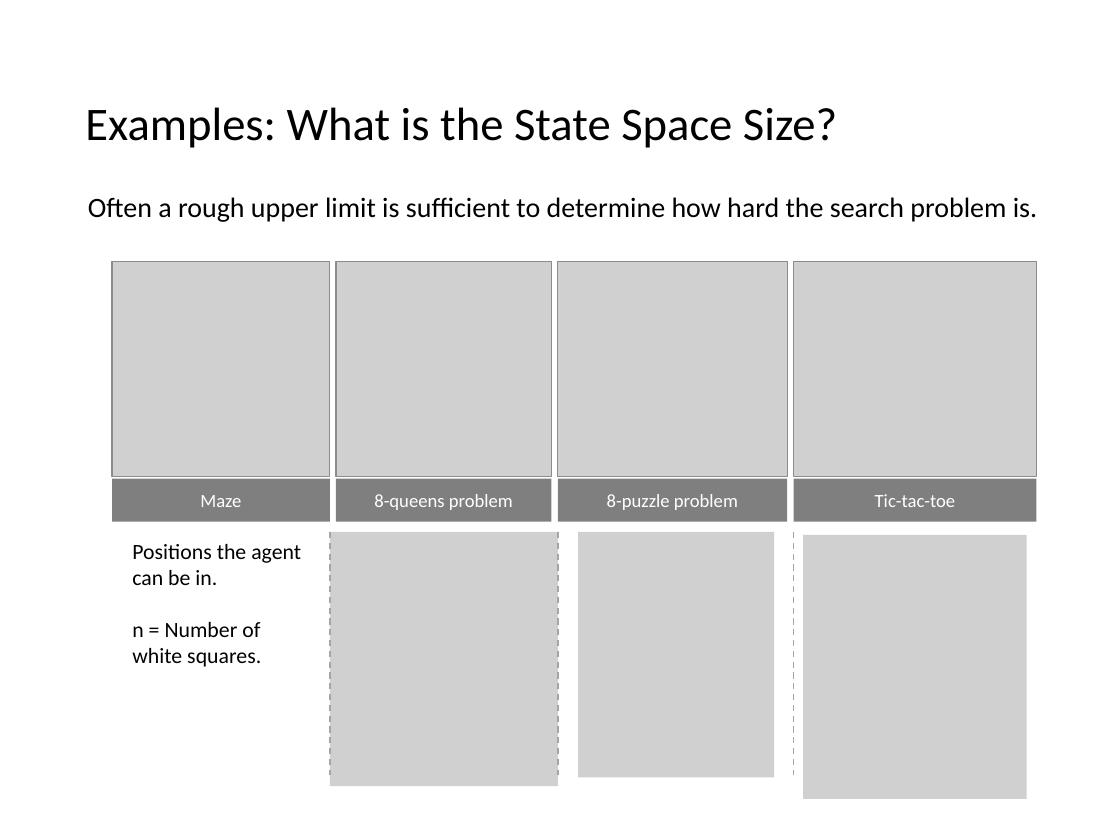
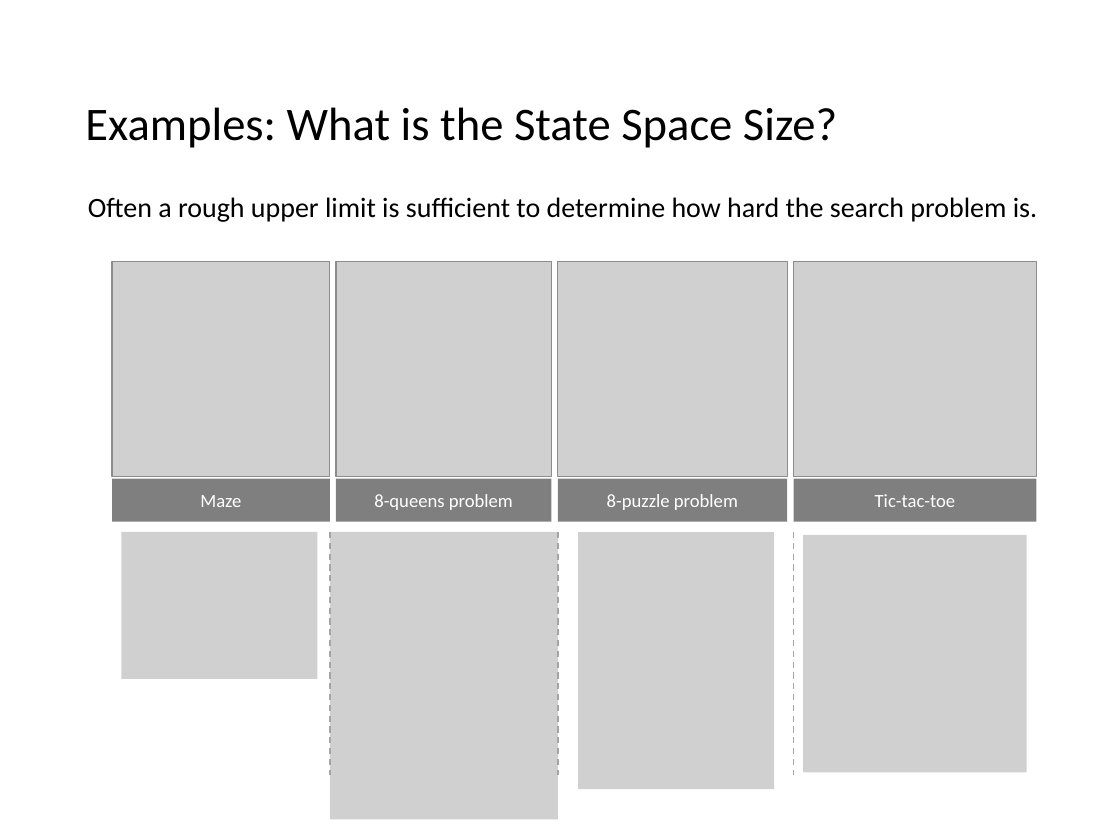
Before and after one commit to AnbreyaB/Introduction_to_Artificial_Intelligence, a slide deck: slide 13 of slides/discussion/03_search_discussion.pptx. Drawn at 1120x840 pixels with LibreOffice and Linux fonts; fonts in the diff are those of the drawing; grey boxes stand for pictures. Boxes give left, top, right and bottom in pixels: in the first picture for what was removed or moved away, otherwise in the second. Text is boxed around its words. In the diff, an @@ line names an element or a change of style, - is before the commit and + after.

```diff
--- a/slides/discussion/03_search_discussion.pptx
+++ b/slides/discussion/03_search_discussion.pptx
@@ picture added at [121,532,317,679] @@
@@ picture: place and size @@
-picture at [330,532,559,786]
+picture at [330,532,559,820]
@@ picture: place and size @@
-picture at [578,532,774,777]
+picture at [578,532,774,790]
@@ picture: place and size @@
-picture at [803,535,1026,800]
+picture at [803,535,1026,773]
@@ text removed at [132,544,301,667] @@
-Positions the agent can be in.
-n = Number of white squares.
```
Also in this commit, not shown: 4 other slides changed, 1 slide removed, 1 other file.
